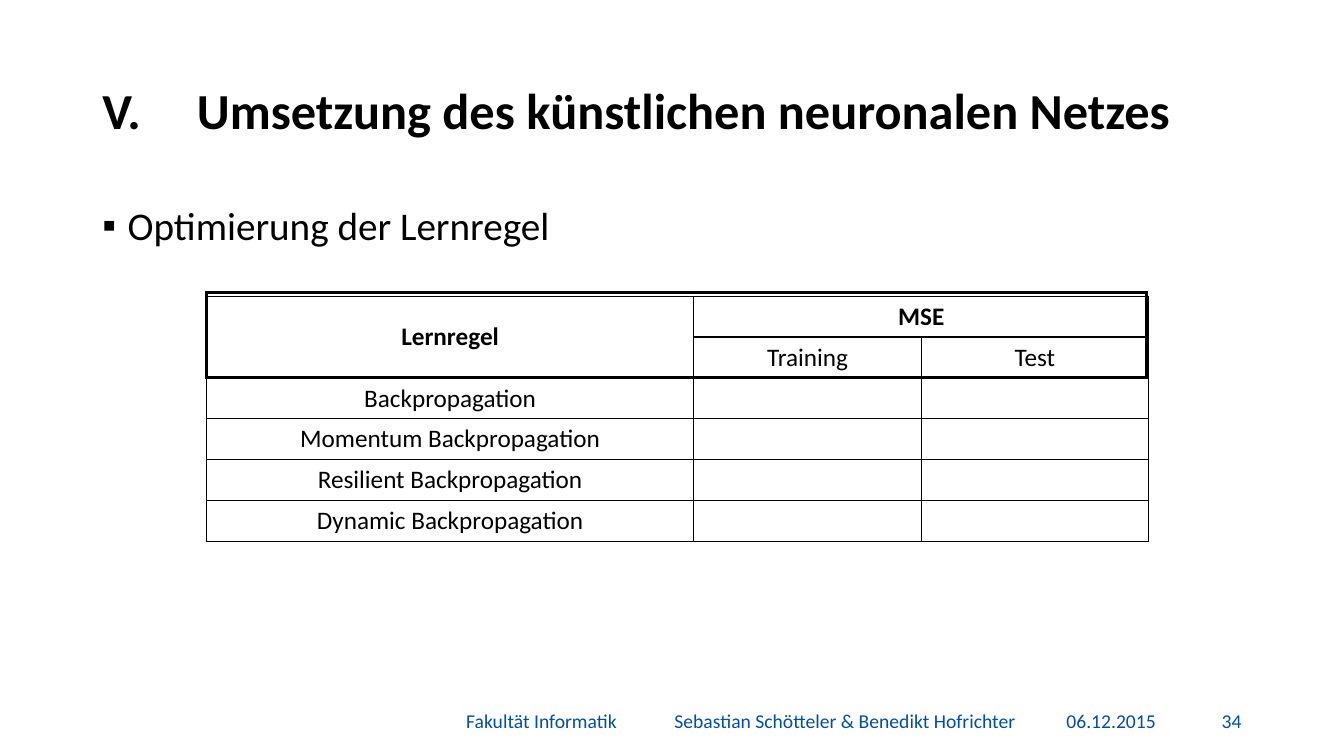
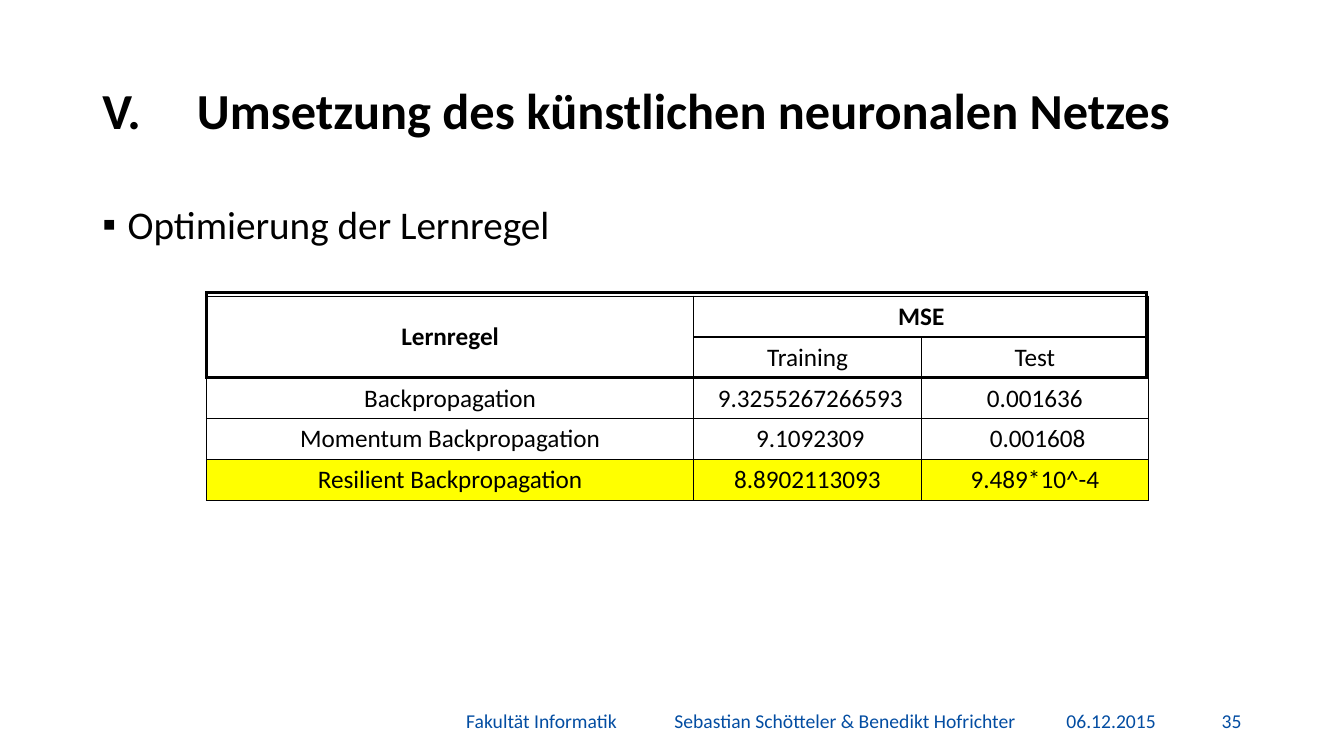
Before and after one commit to BenediktGitGit/soco15, a slide deck: slide 36 of 3b) Vortrag/Präsentation.pptx (slide 35 before the commit). Drawn at 1344x756 pixels with LibreOffice and Linux fonts; fonts in the diff are those of the drawing; background and template pictures are left out. Boxes give left, top, right and bottom in pixels: in the first picture for what was removed or moved away, otherwise in the second. Text is boxed around its words. In the diff, an @@ line names an element or a change of style, - is before the commit and + after.

```diff
--- a/3b) Vortrag/Präsentation.pptx
+++ b/3b) Vortrag/Präsentation.pptx
@@ table at box(207, 296, 1150, 501) @@
-row 3: Backpropagation |  | 
-row 4: Momentum Backpropagation |  | 
-row 5: Resilient Backpropagation |  | 
-row 6: Dynamic Backpropagation |  | 
+row 3: Backpropagation | 9.3255267266593 | 0.001636
+row 4: Momentum Backpropagation | 9.1092309 | 0.001608
+row 5: Resilient Backpropagation | 8.8902113093 | 9.489*10^-4
@@ page number at box(1222, 715, 1242, 728): text changed @@
-34
+35
```
Also in this commit, not shown: 5 other slides changed, 1 slide added, 3 other files.
